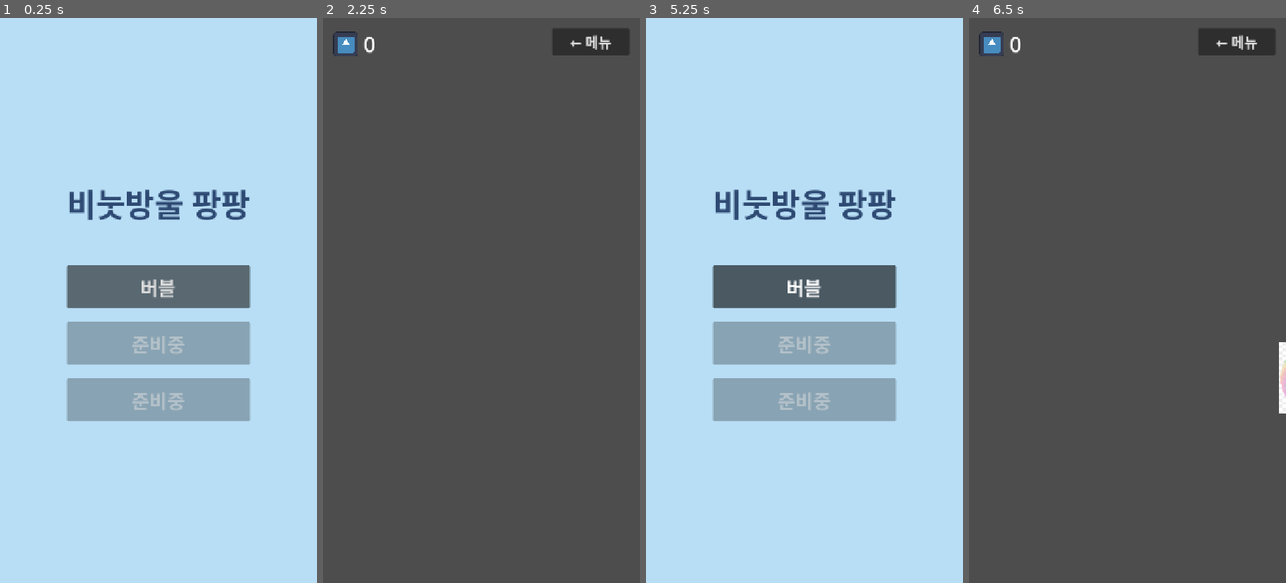
Above: before the commit, frames 1-4 (left to right).
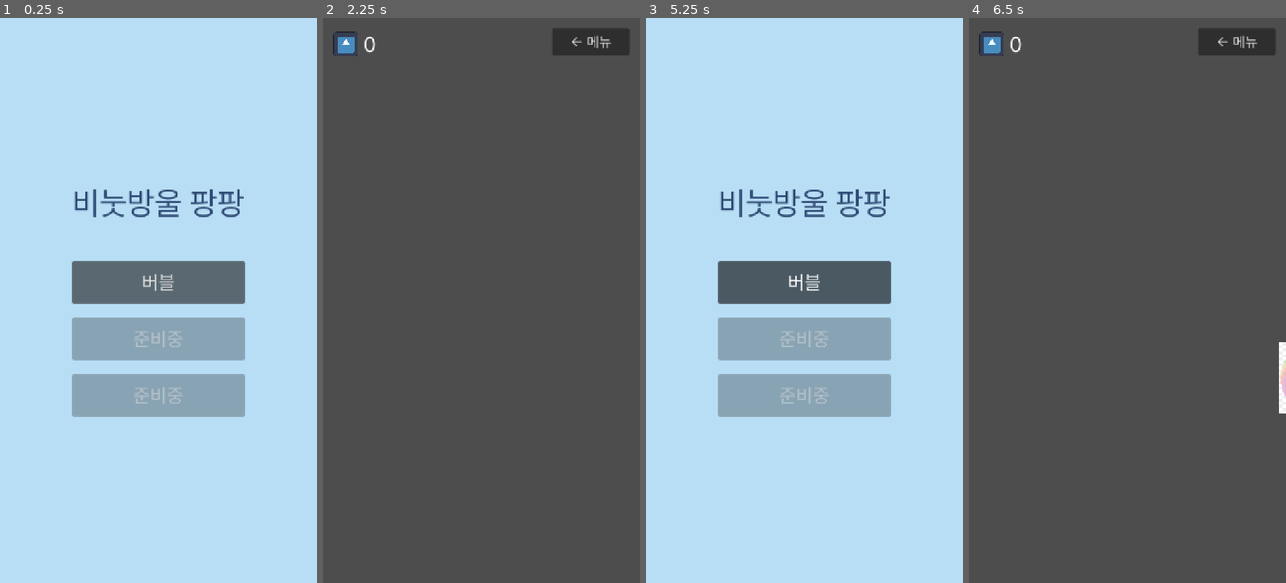
Above: after the commit, the same moments.

Repository: ohsolee/bubblePopPop
Game: Godot game, scene res://scenes/MainMenu.tscn
Same seed, same stepped clock (60 frames per second), same inputs: the game is played once before the commit and once after it. The engine's default icon, where the game draws it, is replaced by a stand-in: a white triangle on a blue panel in a dark square.
Inputs (mouse positions are in pixels of both pictures, inside the frame that each line leads up to):
- Up to frame 1 (0.25 s): no input
- Up to frame 2 (2.25 s): click "버블" at 0.5 s; click "← 메뉴" at 1.25 s; click "버블" at 2 s
- Up to frame 3 (5.25 s): click "← 메뉴" at 2.75 s; click "버블" at 3.5 s; click "← 메뉴" at 4.25 s; tap Enter at 5 s; move the mouse to (874, 272) at 5.02 s; click (874, 272) at 5.17 s
- Up to frame 4 (6.5 s): tap Space at 5.75 s; move the mouse to (1064, 328) at 5.77 s; click (1064, 328) at 5.92 s

The runs differ from the first frame. In frame 1, 5.6% of the frame differs, in the area x 20-80%, y 30-72%; in frame 2, 0.2%; in frame 3, 5.7%; in frame 4, 0.2%.

Commit message:
feat: 웹 배포 설정 + 한글 폰트 적용 + 자동 배포 워크플로우
- export_presets.cfg: GitHub Pages 호환 웹 익스포트 프리셋 추가
- Pretendard 폰트 프로젝트 기본 테마로 적용 (웹에서 한글 깨짐 수정)
- .github/workflows/deploy.yml: main push 시 자동 웹 익스포트 + gh-pages 배포
- design-document.md: 메인 메뉴(v0.02) UI 에셋 항목 문서화

Diff:
--- /dev/null
+++ b/assets/fonts/default_theme.tres
@@ -0,0 +1,6 @@
+[gd_resource type="Theme" load_steps=2 format=3]
+
+[ext_resource type="FontFile" path="res://assets/fonts/Pretendard-Regular.otf" id="1_font"]
+
+[resource]
+default_font = ExtResource("1_font")
--- a/project.godot
+++ b/project.godot
@@ -22,6 +22,10 @@
 window/stretch/mode="canvas_items"
 window/stretch/aspect="expand"
 
+[gui]
+
+theme/custom="res://assets/fonts/default_theme.tres"
+
 [input_devices]
 
 pointing/emulate_touch_from_mouse=true
Binary file added: assets/fonts/Pretendard-Regular.otf
Not shown, added: assets/fonts/Pretendard-Regular.otf.import
Not shown, added: export_presets.cfg
Not shown, added: .github/workflows/deploy.yml
Not shown, changed: .gitignore
Not shown, changed: docs/design-document.md
